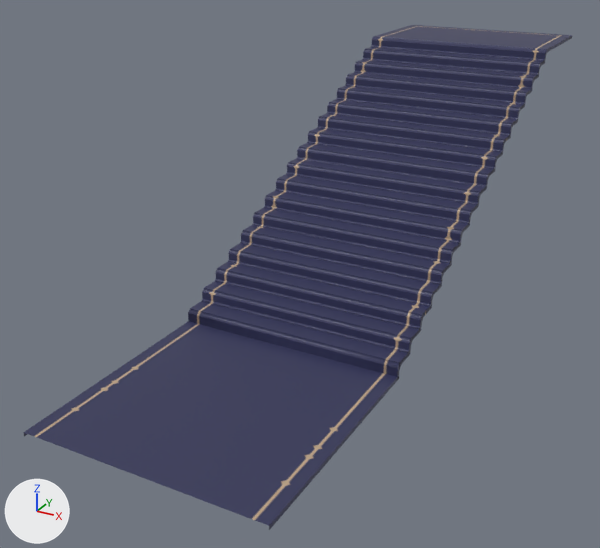
An edit to the FBX model Assets/Project/Art/Environment/Kit Bal/Props/KitCarpet/SM_Carpet_Stair_02.fbx, drawn before and after from the same camera.
Rendered twice from a 50 mm camera at (-19.94, -31.36, 3.39) aimed at (-23.39, -25.09, 0.26). The axes (+X, +Y, +Z) are drawn at lower left. The lights are the same throughout. Where no turn or scale is listed for an object, it has been applied to the vertices.

In view in the first picture: 'SM_Carpet_Stair_02'.
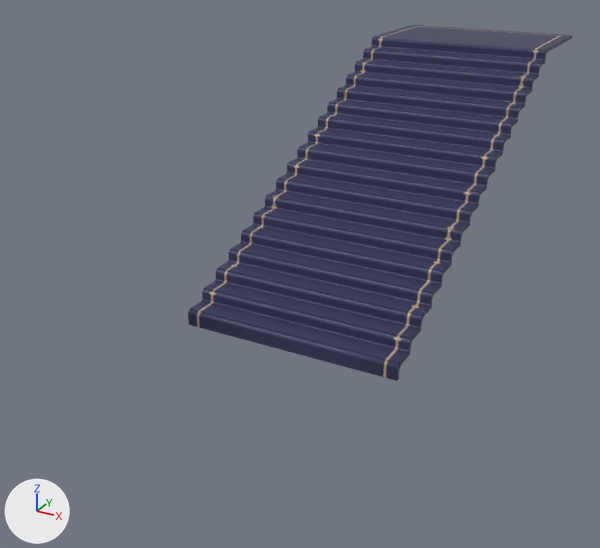
What the commit changed:
me_sm_carpet_stair_02 is used by ob_sm_carpet_stair_02; location (-24.0, -28.0, 0.0).
Verts and faces of me_sm_carpet_stair_02; kept vertices keep their numbers, new ones are numbered from 372.
Before the commit, vertices of me_sm_carpet_stair_02: 0 (0.0, 2.0, 0.04), 1 (0.0, 0.0, 0.04) at pixel (23, 432), 2 (0.0, 2.0, 0.0), 3 (0.0, 0.0, 0.0) at pixel (24, 436), 4 (2.0, 2.0, 0.0) at pixel (399, 378).
Before the commit, vertices of me_sm_carpet_stair_02: 367 (2.0, 2.0, 0.04) at pixel (399, 374), 368 (2.0, 0.0, 0.04) at pixel (269, 525), 369 (1.0, 0.0, 0.04) at pixel (136, 475), 370 (1.0, 2.0, 0.04), 371 (2.0, 0.0, 0.0) at pixel (269, 530).
me_sm_carpet_stair_02 had 372 vertices, 294 faces and spanned x 0.0..2.0, y 0.0..7.0, z 0.0..2.04.
me_sm_carpet_stair_02 now has 364 vertices, 290 faces and spans x 0.0..2.0, y 1.96..7.0, z 0.0..2.04.
Part 1, on me_sm_carpet_stair_02:
Vertices deleted: 0, 1, 3, 367 to 371 (with the faces that use them).

Where the change shows, as pixel boxes (x1, y1, x2, y2) in the pictures (600 x 548 px):
'SM_Carpet_Stair_02', reshaped (30% narrower, 29% shorter): before (23, 25, 572, 530); after (188, 25, 572, 381)
part 1 of me_sm_carpet_stair_02, deleted (blue): before (23, 321, 399, 530)
